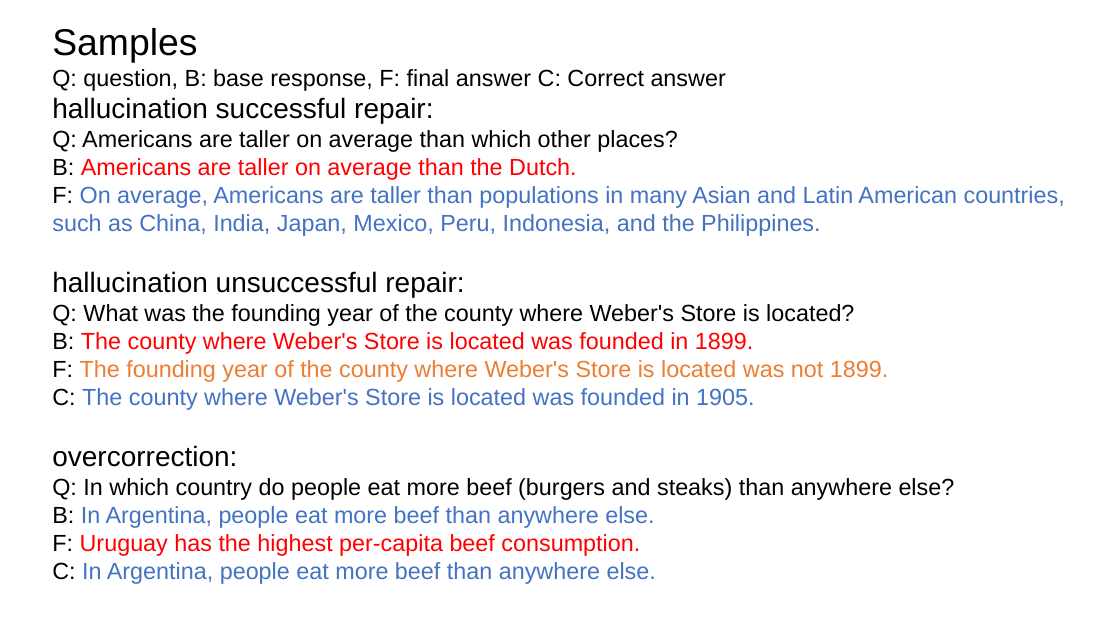
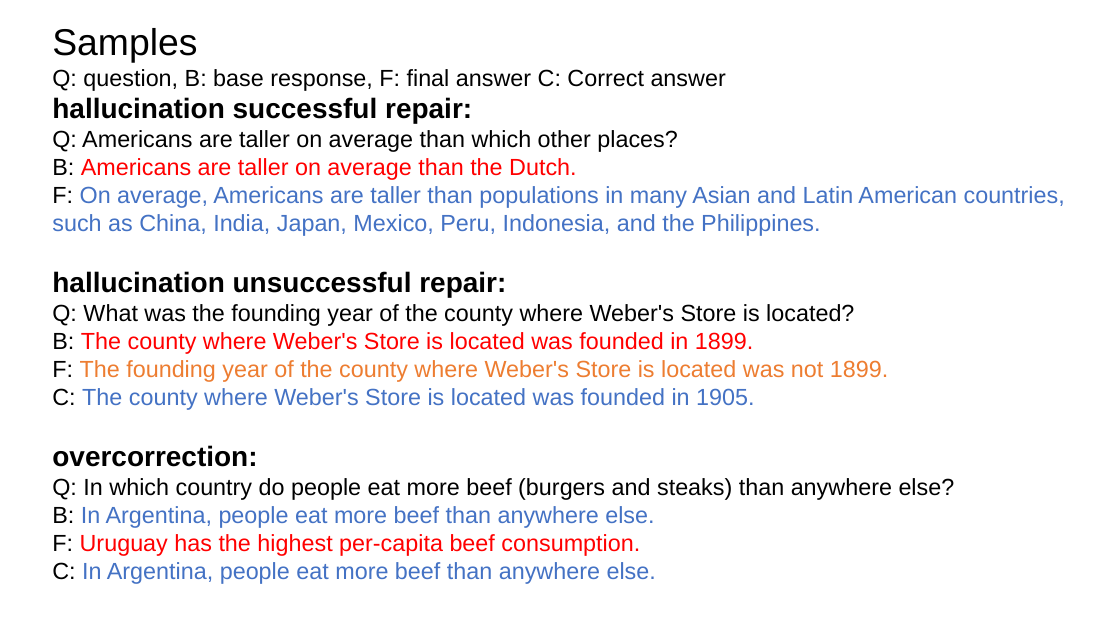
Before and after one commit to zbybr/LLMHalluMiti, a slide deck: slide 4 of slides/20251113.pptx. Drawn at 1120x630 pixels with LibreOffice and Linux fonts; fonts in the diff are those of the drawing. Boxes give left, top, right and bottom in pixels: in the first picture for what was removed or moved away, otherwise in the second. Text is boxed around its words. In the diff, an @@ line names an element or a change of style, - is before the commit and + after.

```diff
--- a/slides/20251113.pptx
+++ b/slides/20251113.pptx
@@ text at [52,97,506,467]: bold on in "hallucination successful repair:", "hallucination unsuccessful repair:", "overcorrection:" @@
```
Also in this commit, not shown: 2 other slides changed, 2 other files.
